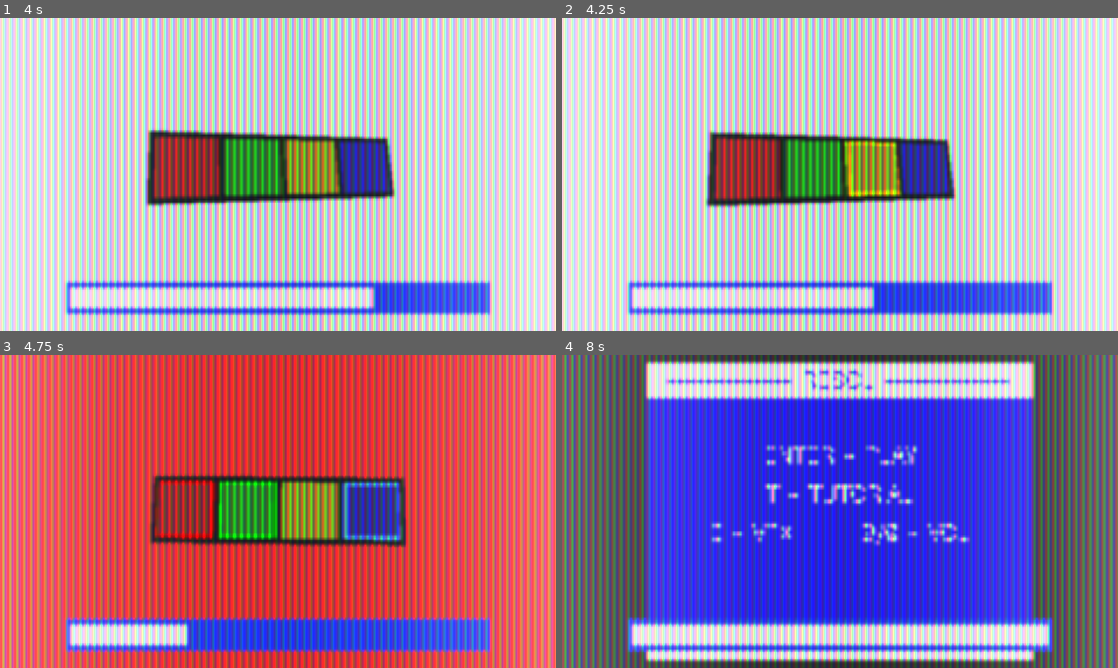
Above: before the commit, frames 1-4 (two rows, left to right).
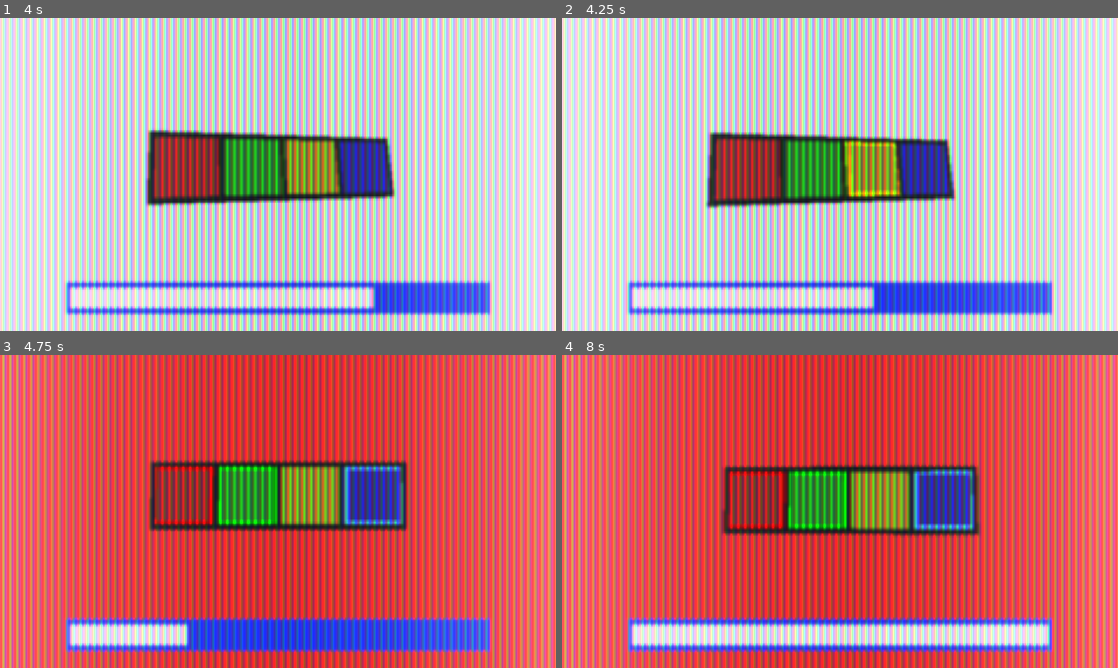
Above: after the commit, the same moments.

Repository: kchy3731/resol
Game: Godot game, scene res://main.tscn
The game is run twice, just before and just after one commit, with the same random seed, the same clock (stepped at 60 frames per second) and the same inputs.
Inputs:
- Up to frame 1 (4 s): tap Enter (menu_start) at 0.5 s; hold 0 (menu_vup) 0.53-1.28 s; hold K (game_blue) 0.53-1.28 s; hold 9 (menu_vdown) 1.28-2.03 s; tap F (game_green) at 1.35 s; hold D (game_red) 2.03-2.78 s; hold 0 (menu_vup) 2.03-3.53 s; tap J (game_yellow) at 2.85 s; hold 9 (menu_vdown) from 3.53 s (still down); hold K (game_blue) from 3.53 s (still down)
- Up to frame 2 (4.25 s): keep holding 9 (menu_vdown); keep holding K (game_blue); tap R (DEBUG_r) at 4.15 s
- Up to frame 3 (4.75 s): keep holding 9 (menu_vdown); release K (game_blue) at 4.28 s; tap F (game_green) at 4.35 s
- Up to frame 4 (8 s): tap Y (DEBUG_y) at 4.9 s; hold D (game_red) 5.03-5.78 s; release 9 (menu_vdown) at 5.78 s; hold 0 (menu_vup) from 5.78 s (still down); tap J (game_yellow) at 5.85 s; hold K (game_blue) 6.53-7.28 s; tap F (game_green) at 7.35 s

Frame 1 is identical in both runs. In frame 2, 0.6% of the frame differs, in the area x 25-71%, y 36-62%; in frame 3, 7.9%; in frame 4, 93%, in the area x 0-100%, y 0-100%.

Commit message:
remove debug stuff and add export presets

Diff:
--- a/scripts/game.gd
+++ b/scripts/game.gd
@@ -144,7 +144,7 @@
 
 func _process(_delta: float) -> void:
 	%TimerLabel.text = "%.1f" % game_timer.time_left
-	if Input.is_action_just_pressed("DEBUG_y"):
-		_add_time(5)
-	if Input.is_action_just_pressed("DEBUG_r"):
-		_lose_time(5)
+	#if Input.is_action_just_pressed("DEBUG_y"):
+		#_add_time(5)
+	#if Input.is_action_just_pressed("DEBUG_r"):
+		#_lose_time(5)
Not shown, added: export_presets.cfg
